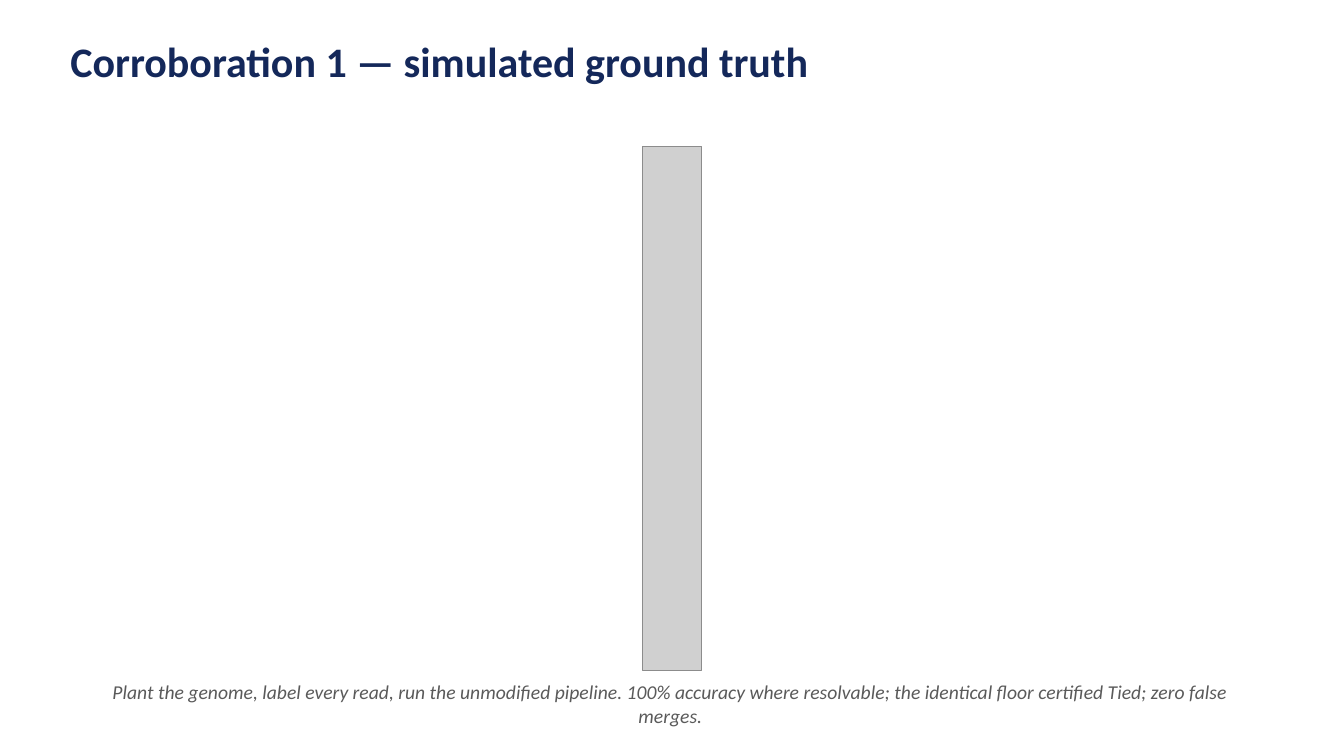
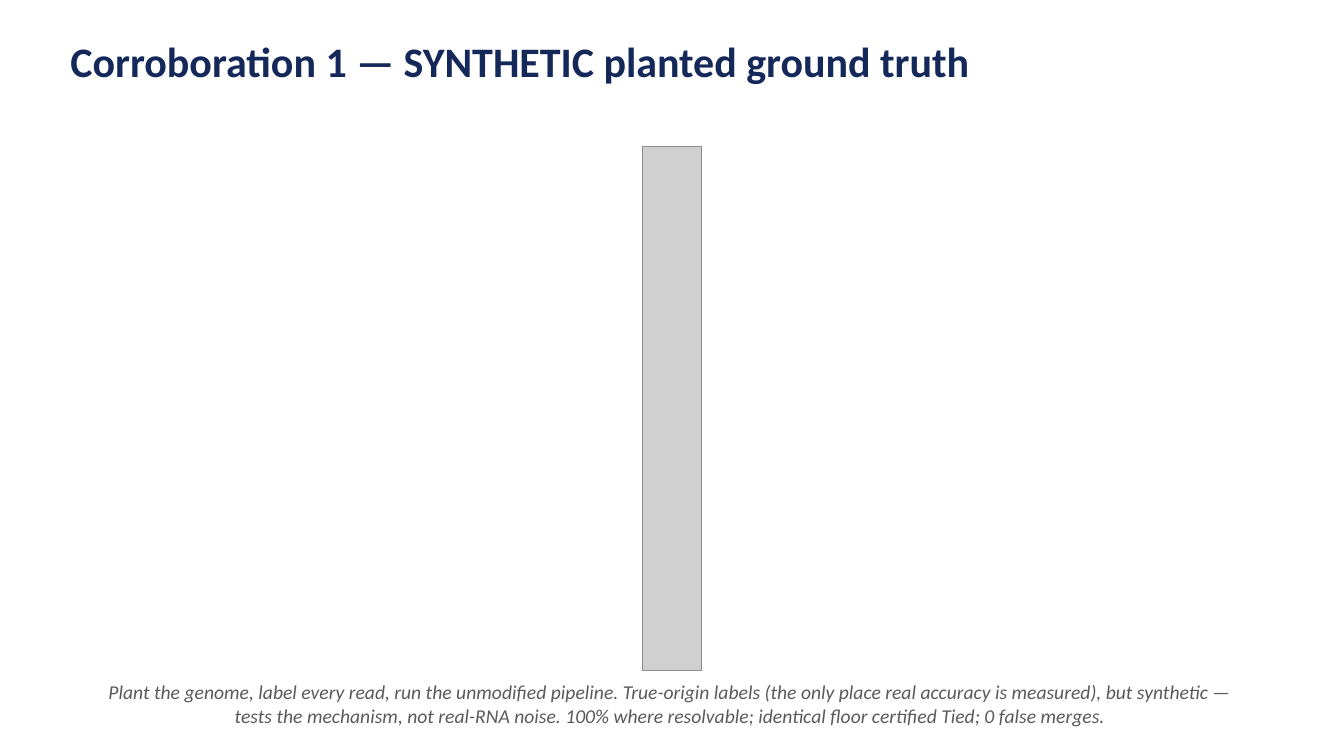
Before and after one commit to juanfraitu1/Rustle, a slide deck: slide 8 of bench/slides/multicopy_families.pptx. Drawn at 1344x756 pixels with LibreOffice and Linux fonts; fonts in the diff are those of the drawing; grey boxes stand for pictures. Boxes give left, top, right and bottom in pixels: in the first picture for what was removed or moved away, otherwise in the second. Text is boxed around its words. In the diff, an @@ line names an element or a change of style, - is before the commit and + after.

```diff
--- a/bench/slides/multicopy_families.pptx
+++ b/bench/slides/multicopy_families.pptx
@@ text at [70, 47, 969, 84]: text changed @@
-Corroboration 1 — simulated ground truth
+Corroboration 1 — SYNTHETIC planted ground truth
@@ text at [108, 685, 1208, 727]: text changed @@
-Plant the genome, label every read, run the unmodified pipeline. 100% accuracy where resolvable; the identical floor certified Tied; zero false merges.
+Plant the genome, label every read, run the unmodified pipeline. True-origin labels (the only place real accuracy is measured), but synthetic — tests the mechanism, not real-RNA noise. 100% where resolvable; identical floor certified Tied; 0 false merges.
```
Also in this commit, not shown: 7 other slides changed, 1 slide added, 4 other files.
